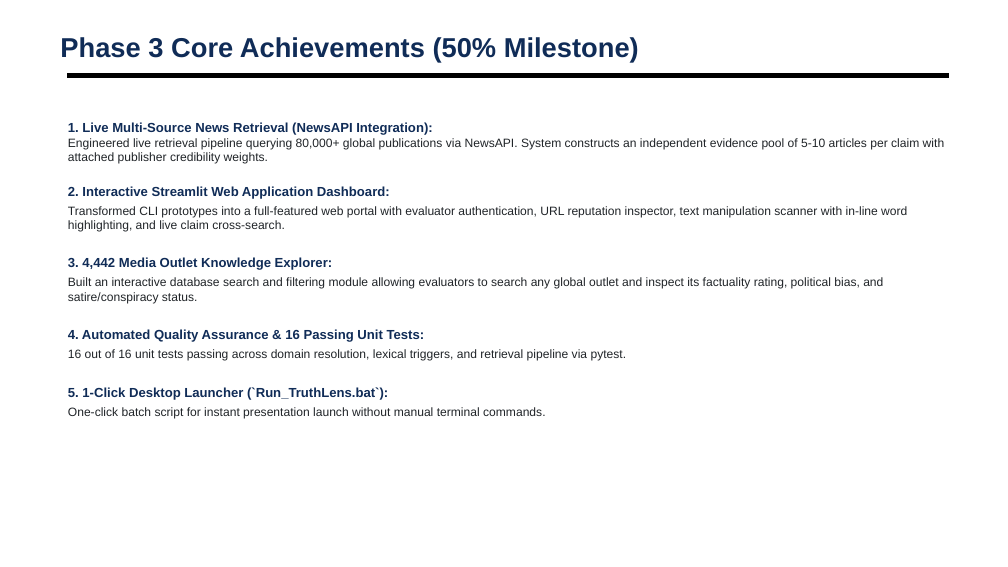
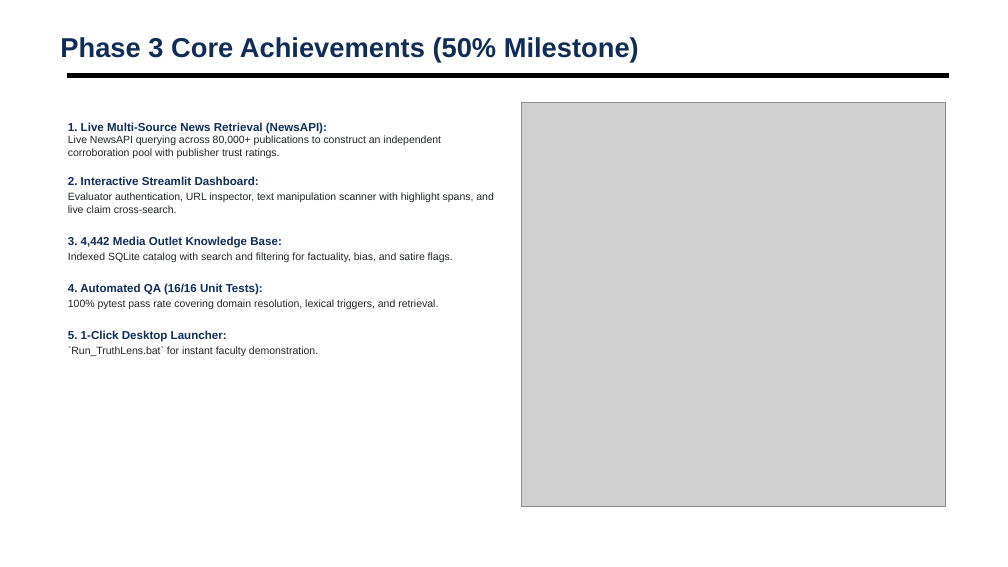
Before and after one commit to shubhamsapr5-eng/truth-lens, a slide deck: slide 13 of docs/AI_News_Credibility_Scorer_Review3.pptx. Drawn at 1008x567 pixels with LibreOffice and Linux fonts; fonts in the diff are those of the drawing; grey boxes stand for pictures; background and template pictures are left out. Boxes give left, top, right and bottom in pixels: in the first picture for what was removed or moved away, otherwise in the second. Text is boxed around its words. In the diff, an @@ line names an element or a change of style, - is before the commit and + after.

Commit message:
Enhance visual design across Report, Web Dashboard, and Presentation
- Embedded 6 publication-grade 300 DPI figures and benchmark tables into Word (.docx) & PDF reports
- Modernized Streamlit web application (app.py) with SVG circular score gauges, elevated card shadows, and official team roll numbers
- Upgraded Review 3 presentation (AI_News_Credibility_Scorer_Review3.pptx) with embedded architecture diagram, UI mockup, and graphical Gantt chart
- All 16 automated pytest unit tests passing

```diff
--- a/docs/AI_News_Credibility_Scorer_Review3.pptx
+++ b/docs/AI_News_Credibility_Scorer_Review3.pptx
@@ picture added at bbox=[522, 102, 945, 507] @@
@@ text at bbox=[68, 122, 493, 356]: text changed; size 11.5 to 10 pt @@
-1. Live Multi-Source News Retrieval (NewsAPI Integration):
-Engineered live retrieval pipeline querying 80,000+ global publications via NewsAPI. System constructs an independent evidence pool of 5-10 articles per claim with attached publisher credibility weights.
-2. Interactive Streamlit Web Application Dashboard:
-Transformed CLI prototypes into a full-featured web portal with evaluator authentication, URL reputation inspector, text manipulation scanner with in-line word highlighting, and live claim cross-search.
-3. 4,442 Media Outlet Knowledge Explorer:
-Built an interactive database search and filtering module allowing evaluators to search any global outlet and inspect its factuality rating, political bias, and satire/conspiracy status.
-4. Automated Quality Assurance & 16 Passing Unit Tests:
-16 out of 16 unit tests passing across domain resolution, lexical triggers, and retrieval pipeline via pytest.
-5. 1-Click Desktop Launcher (`Run_TruthLens.bat`):
-One-click batch script for instant presentation launch without manual terminal commands.
+1. Live Multi-Source News Retrieval (NewsAPI):
+Live NewsAPI querying across 80,000+ publications to construct an independent corroboration pool with publisher trust ratings.
+2. Interactive Streamlit Dashboard:
+Evaluator authentication, URL inspector, text manipulation scanner with highlight spans, and live claim cross-search.
+3. 4,442 Media Outlet Knowledge Base:
+Indexed SQLite catalog with search and filtering for factuality, bias, and satire flags.
+4. Automated QA (16/16 Unit Tests):
+100% pytest pass rate covering domain resolution, lexical triggers, and retrieval.
+5. 1-Click Desktop Launcher:
+`Run_TruthLens.bat` for instant faculty demonstration.
```
Also in this commit, not shown: 2 other slides changed, 12 other files.
